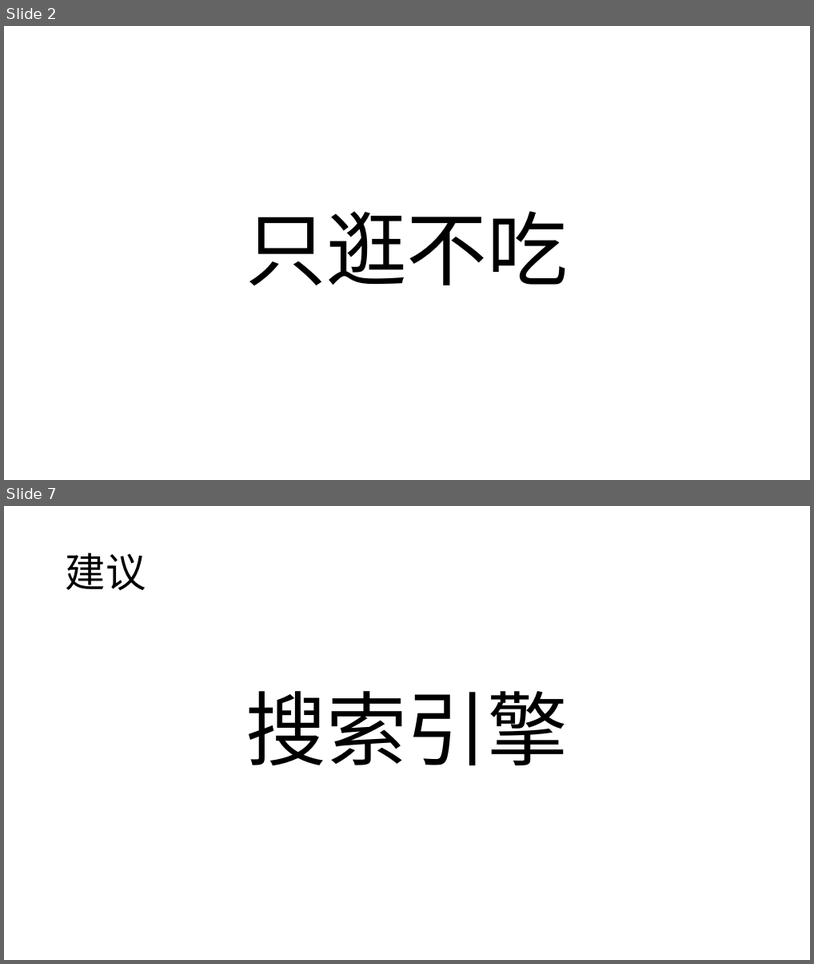
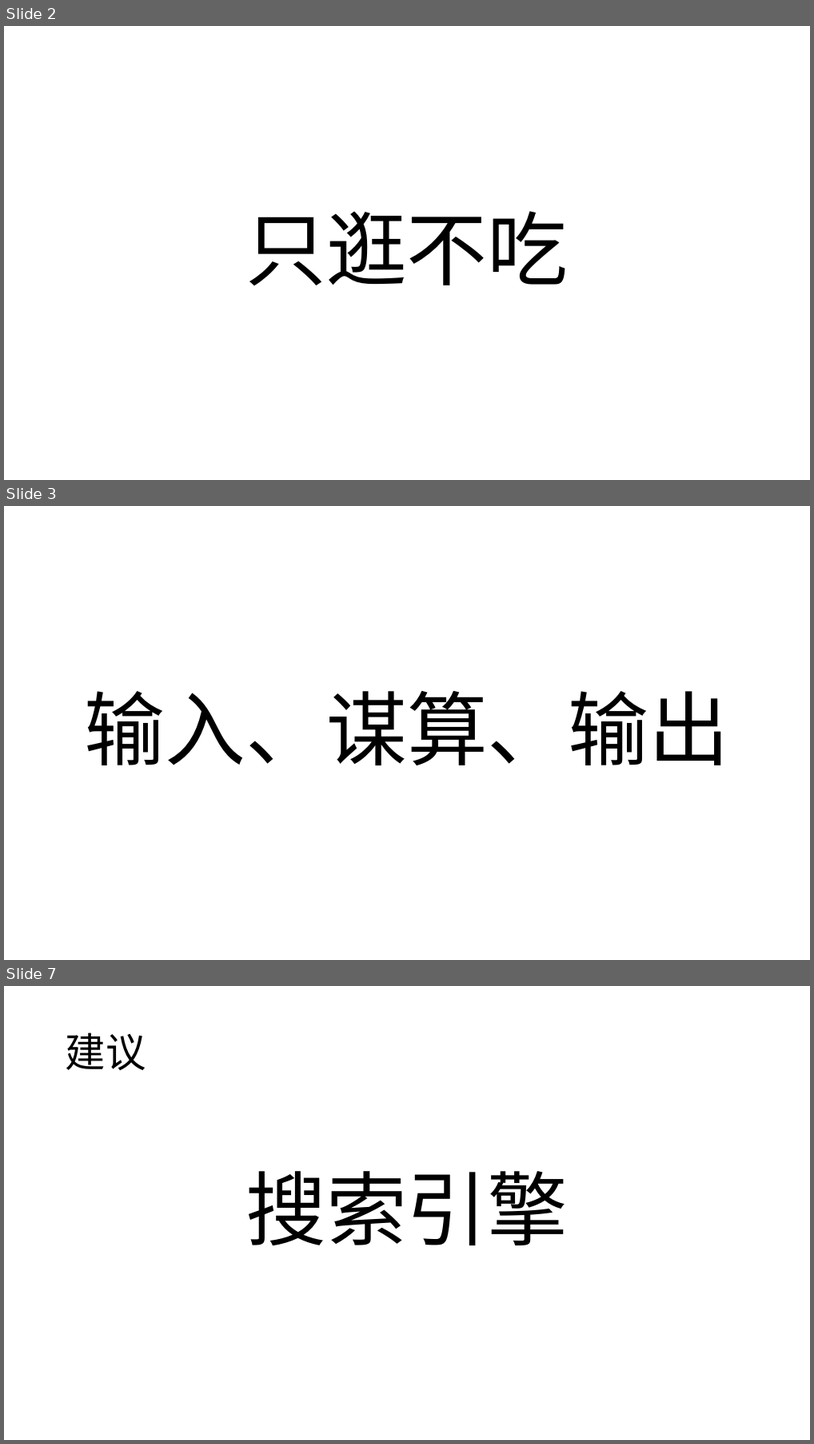
Before and after one commit to Jasper-Li/PythonTutorial, a slide deck: ppt/20分钟入门Python_下_李兴贺_20210619..pptx. Shown one above the other, each under a label of ours: slides 2 and 7 before the commit, slides 2, 3 and 7 after it; the slides between them are not shown. The pictures are 814x964 and 814x1444 pixels, drawn with LibreOffice and Linux fonts; fonts in the diff are those of the drawing. Boxes give left, top, right and bottom in pixels: in the first picture for what was removed or moved away, otherwise in the second. Text is boxed around its words. In the diff, an @@ line names an element or a change of style, - is before the commit and + after.

```diff
--- a/ppt/20分钟入门Python_下_李兴贺_20210619..pptx
+++ b/ppt/20分钟入门Python_下_李兴贺_20210619..pptx
@@ slide 3 added at <box>4,506,810,960</box>, background #FFFFFF @@
@@ title added at <box>85,691,730,765</box>, 96 pt, text #000000 @@
+输入、谋算、输出
```
Also in this commit, not shown: 1 slide changed, 3 other slides added, 5 slides removed, 15 other files.
